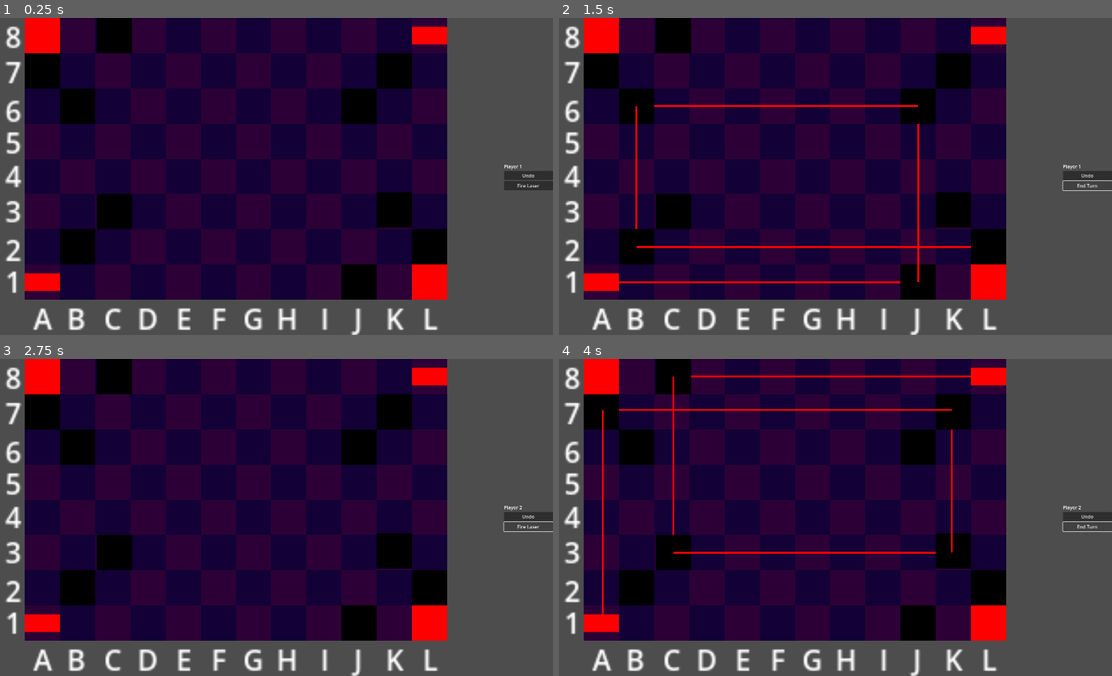
Above: before the commit, frames 1-4 (two rows, left to right).
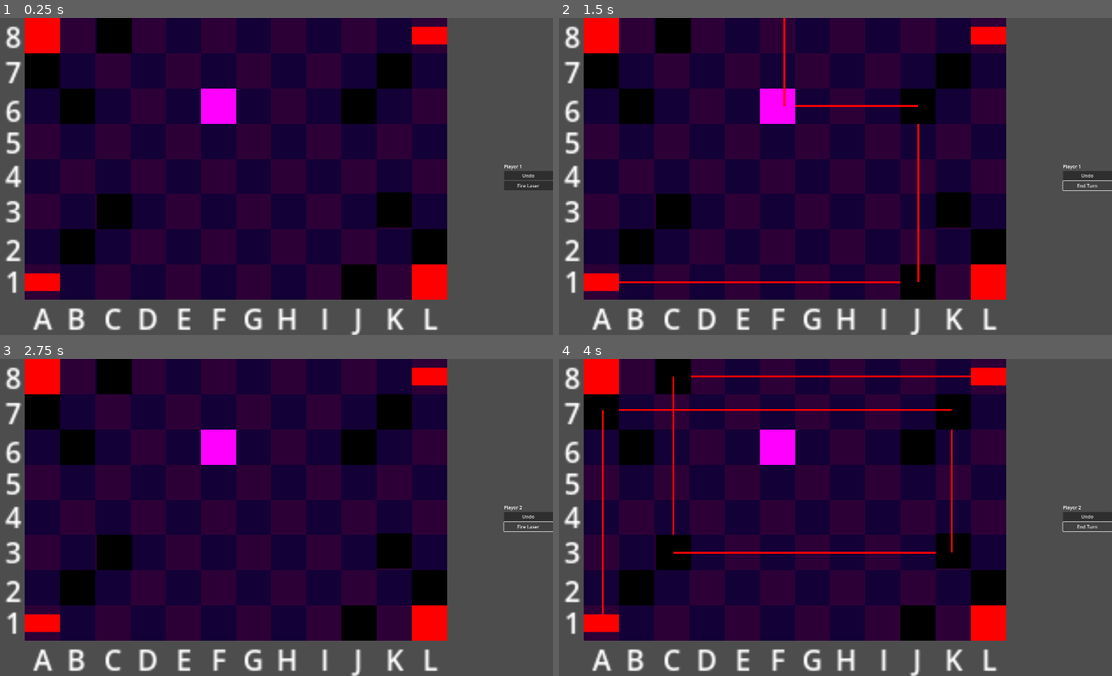
Above: after the commit, the same moments.

Repository: mzbrubak/Reflectix
Game: Godot game, scene res://Scenes/main.tscn
Two runs of this game, one before a commit and one after it. Both use one fixed random seed, a clock stepped at 60 frames per second and the inputs below.
Inputs:
- Up to frame 1 (0.25 s): no input
- Up to frame 2 (1.5 s): click "Undo" at 0.5 s; click "Fire Laser" at 1.25 s
- Up to frame 3 (2.75 s): click "End Turn" at 2 s
- Up to frame 4 (4 s): click "Undo" at 2.75 s; click "Fire Laser" at 3.5 s

The runs differ from the first frame. In frame 1, 0.7% of the frame differs, in the area x 36-43%, y 22-34%; in frame 2, 1.5%, in the area x 13-75%, y 0-73%; in frame 3, 0.7%; in frame 4, 0.7%.

Commit message:
Double Mirror Piece
Added a piece that is mirrored on both sides.  Note that with 45 degree rotations, it's possible for the laser to hit the piece parallel to the surfaces of both mirrors (i.e. go between them).  Currently the piece is set up so that if that happens, the laser will just go through unobstructed.  That behavior can be changed if needed though!

Diff:
--- /dev/null
+++ b/Scenes/double_mirror.tscn
@@ -0,0 +1,50 @@
+[gd_scene load_steps=7 format=3 uid="uid://bbqmbe7ngmg3e"]
+
+[ext_resource type="Script" path="res://double_mirror.gd" id="1_x2vvx"]
+[ext_resource type="PackedScene" uid="uid://be6uqcjerdu07" path="res://Scenes/laser.tscn" id="2_nysg1"]
+
+[sub_resource type="PlaceholderTexture2D" id="PlaceholderTexture2D_m0hkw"]
+
+[sub_resource type="SegmentShape2D" id="SegmentShape2D_n2j3e"]
+a = Vector2(-10, -6)
+b = Vector2(6, 10)
+
+[sub_resource type="SegmentShape2D" id="SegmentShape2D_r4nwq"]
+a = Vector2(-14, -2)
+b = Vector2(2, 14)
+
+[sub_resource type="SegmentShape2D" id="SegmentShape2D_xv2ec"]
+a = Vector2(-8, -8)
+b = Vector2(8, 8)
+
+[node name="DoubleMirror" type="Node2D"]
+script = ExtResource("1_x2vvx")
+
+[node name="Sprite2D" type="Sprite2D" parent="."]
+position = Vector2(0, -4.76837e-07)
+scale = Vector2(20, 20)
+texture = SubResource("PlaceholderTexture2D_m0hkw")
+
+[node name="MirrorSurface1" type="StaticBody2D" parent="."]
+
+[node name="Mirror" type="CollisionShape2D" parent="MirrorSurface1"]
+shape = SubResource("SegmentShape2D_n2j3e")
+
+[node name="Laser" parent="MirrorSurface1" instance=ExtResource("2_nysg1")]
+position = Vector2(-2, 2)
+target_position = Vector2(-50, 50)
+
+[node name="MirrorSurface2" type="StaticBody2D" parent="."]
+
+[node name="Mirror" type="CollisionShape2D" parent="MirrorSurface2"]
+position = Vector2(8, -8)
+shape = SubResource("SegmentShape2D_r4nwq")
+
+[node name="Laser" parent="MirrorSurface2" instance=ExtResource("2_nysg1")]
+position = Vector2(2, -2)
+target_position = Vector2(50, -50)
+
+[node name="OpaqueSurface" type="StaticBody2D" parent="."]
+
+[node name="Casing" type="CollisionShape2D" parent="OpaqueSurface"]
+shape = SubResource("SegmentShape2D_xv2ec")
--- a/Scenes/main.tscn
+++ b/Scenes/main.tscn
@@ -6,6 +6,7 @@
 [ext_resource type="PackedScene" uid="uid://yocbirg225wt" path="res://Scenes/mirror.tscn" id="2_6nsyl"]
 [ext_resource type="PackedScene" uid="uid://db4wpu213jqyc" path="res://Scenes/king.tscn" id="4_kfvhc"]
 [ext_resource type="PackedScene" uid="uid://q1n7pyb7j2wj" path="res://Scenes/ui.tscn" id="5_ctrvt"]
+[ext_resource type="PackedScene" uid="uid://bbqmbe7ngmg3e" path="res://Scenes/double_mirror.tscn" id="6_krj5m"]
 
 [node name="Main" type="Node2D"]
 script = ExtResource("1_nomae")
@@ -43,6 +44,9 @@
 position = Vector2(90, 40)
 rotation = 1.5708
 
+[node name="DoubleMirror" parent="Player1Pieces" instance=ExtResource("6_krj5m")]
+position = Vector2(-30, -40)
+
 [node name="Player2Pieces" type="Node2D" parent="."]
 
 [node name="LaserEmitter" parent="Player2Pieces" instance=ExtResource("1_g7mjg")]
--- /dev/null
+++ b/double_mirror.gd
@@ -0,0 +1,22 @@
+extends Node2D
+@export var state=Vector3i(1,0,0)#direction of normal vector of mirror.
+var destroyed=false
+var state_sprite_dictionary={}#since the state of the sprite and the orientation of the mirror
+#map to each other in a 1-to-1 fashion, this keeps track of which sprite corresponds to which state
+
+
+# Called when the node enters the scene tree for the first time.
+func _ready():
+	pass # Replace with function body.
+
+
+# Called every frame. 'delta' is the elapsed time since the previous frame.
+func _process(_delta):
+	pass
+
+func destroy():
+	print("A mirror has been destroyed!")
+	$MirrorSurface1/Mirror.set_deferred("disabled",true)
+	$MirrorSurface2/Mirror.set_deferred("disabled",true)
+	$OpaqueSurface/Casing.set_deferred("disabled",true)
+	#$OpaqueSurface/Rubble.set_deferred("disabled",false)
Not shown: 1 places in Scenes/main.tscn that only renumber resources
